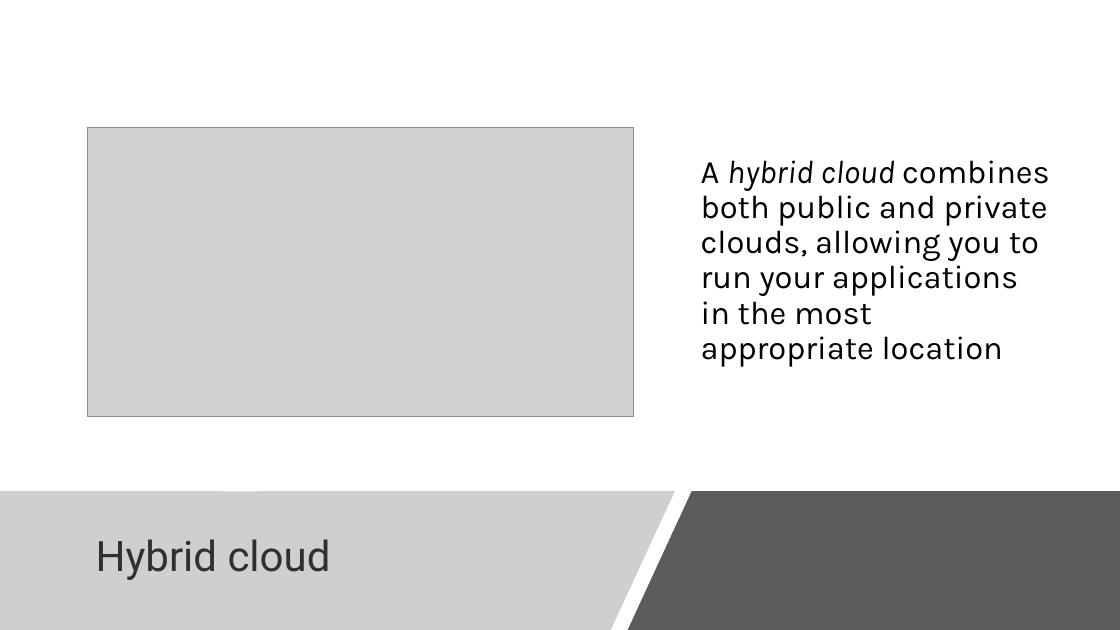
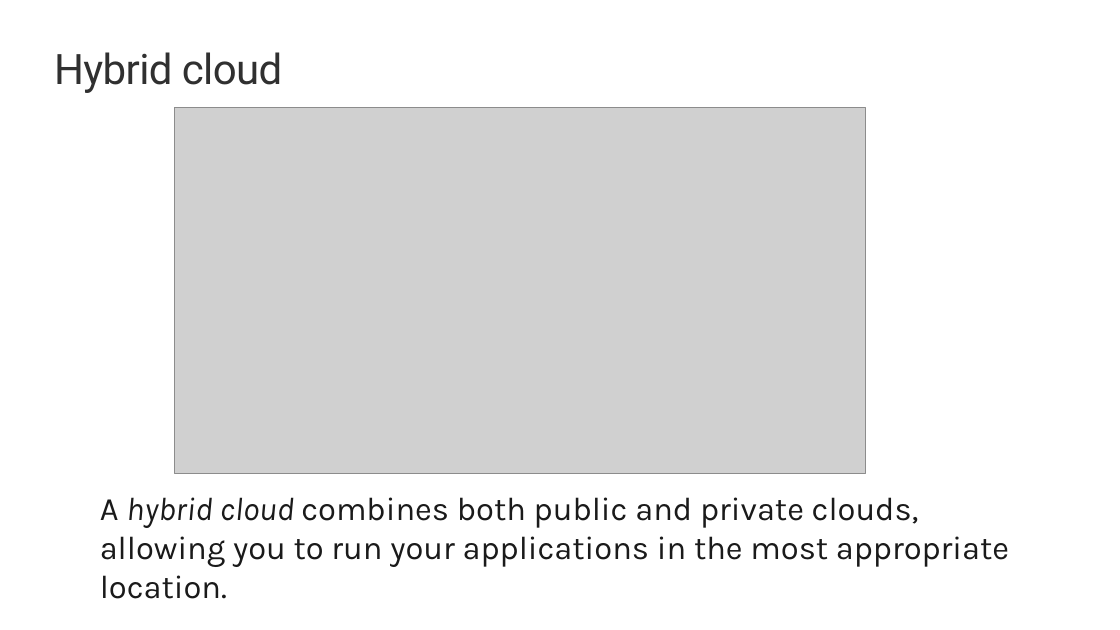
Before and after one commit to eamonnk/azfund, a slide deck: slide 14 of Templates/PPTs and pdfs released apr 2019/AZ-900T01 Microsoft Azure Fundamentals-01.pptx. Drawn at 1120x630 pixels with LibreOffice and Linux fonts; fonts in the diff are those of the drawing; grey boxes stand for pictures; background and template pictures are left out. Boxes give left, top, right and bottom in pixels: in the first picture for what was removed or moved away, otherwise in the second. Text is boxed around its words. In the diff, an @@ line names an element or a change of style, - is before the commit and + after.

Commit message:
updated mod 01 ppt and added mod 3 ppt

```diff
--- a/Templates/PPTs and pdfs released apr 2019/AZ-900T01 Microsoft Azure Fundamentals-01.pptx
+++ b/Templates/PPTs and pdfs released apr 2019/AZ-900T01 Microsoft Azure Fundamentals-01.pptx
@@ title "Hybrid cloud": place and size @@
-title "Hybrid cloud" at [96,539,331,580]
+title "Hybrid cloud" at [54,52,283,93]
@@ title "Hybrid cloud" at [54,52,283,93]: letter spacing 0 to -0.5 pt; line spacing 0.9 to 1; vertical alignment middle to top @@
@@ picture: place and size @@
-picture at [87,128,634,417]
+picture at [175,108,865,474]
@@ freeform shape removed at [0,492,675,630] @@
@@ text at [100,497,1009,599]: text changed; text colour #000000 to #1A1A1A @@
-A hybrid cloud combines both public and private clouds, allowing you to run your applications in the most appropriate location
+A hybrid cloud combines both public and private clouds, allowing you to run your applications in the most appropriate location.
@@ text "A hybrid cloud combines both ..." at [100,497,1009,599]: vertical alignment middle to top @@
@@ freeform shape removed at [628,492,1120,630] @@
```
Also in this commit, not shown: 5 other slides changed, 1 other file.
